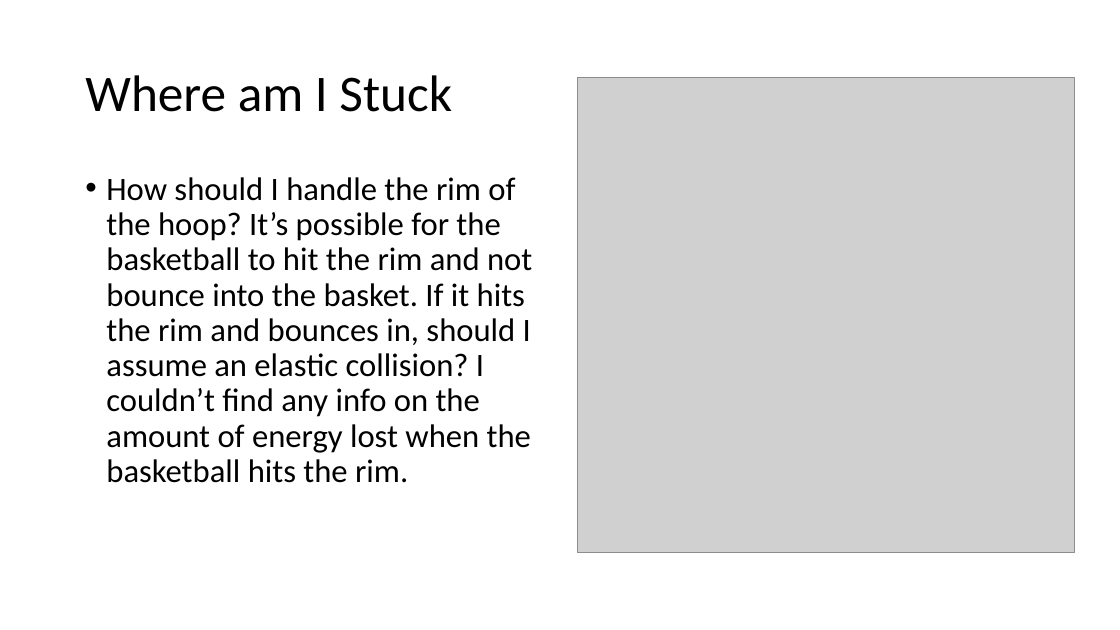
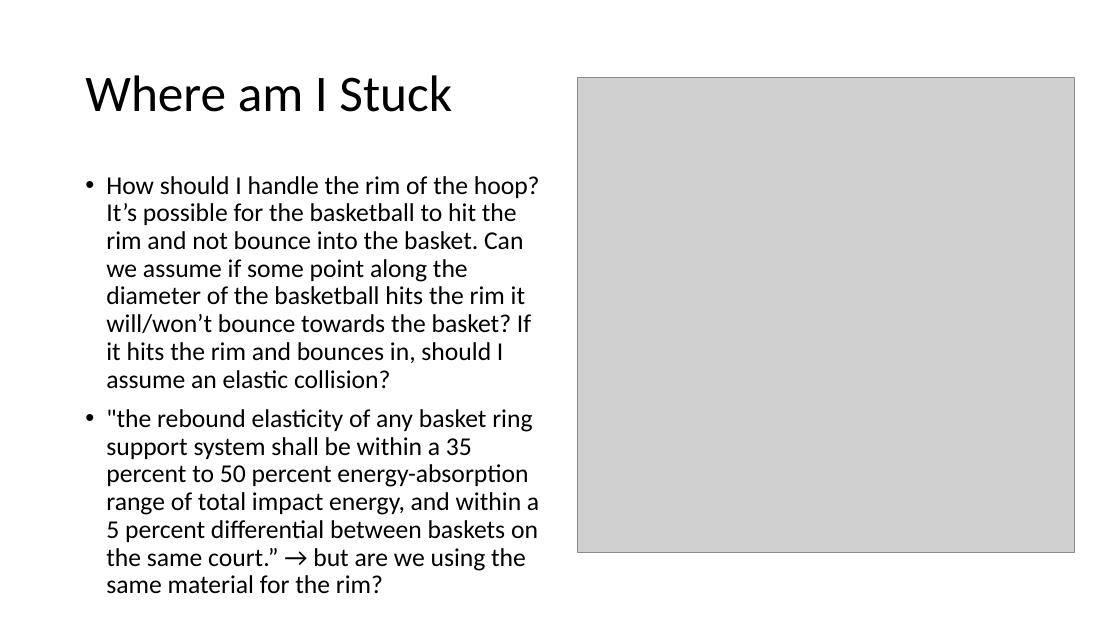
Before and after one commit to cawelch/hoop-never-misses, a slide deck: slide 9 of Weekly Presentations/Week 2.pptx (slide 8 before the commit). Drawn at 1120x630 pixels with LibreOffice and Linux fonts; fonts in the diff are those of the drawing; grey boxes stand for pictures. Boxes give left, top, right and bottom in pixels: in the first picture for what was removed or moved away, otherwise in the second. Text is boxed around its words. In the diff, an @@ line names an element or a change of style, - is before the commit and + after.

```diff
--- a/Weekly Presentations/Week 2.pptx
+++ b/Weekly Presentations/Week 2.pptx
@@ text at [106,176,540,594]: text changed; size 28 to 22 pt @@
-• How should I handle the rim of the hoop? It’s possible for the basketball to hit the rim and not bounce into the basket. If it hits the rim and bounces in, should I assume an elastic collision? I couldn’t find any info on the amount of energy lost when the basketball hits the rim.
+• How should I handle the rim of the hoop? It’s possible for the basketball to hit the rim and not bounce into the basket. Can we assume if some point along the diameter of the basketball hits the rim it will/won’t bounce towards the basket? If it hits the rim and bounces in, should I assume an elastic collision?
+• "the rebound elasticity of any basket ring support system shall be within a 35 percent to 50 percent energy-absorption range of total impact energy, and within a 5 percent differential between baskets on the same court.” → but are we using the same material for the rim?
```
Also in this commit, not shown: 1 other slide changed, 2 slides added, 1 slide removed, 3 other files.
